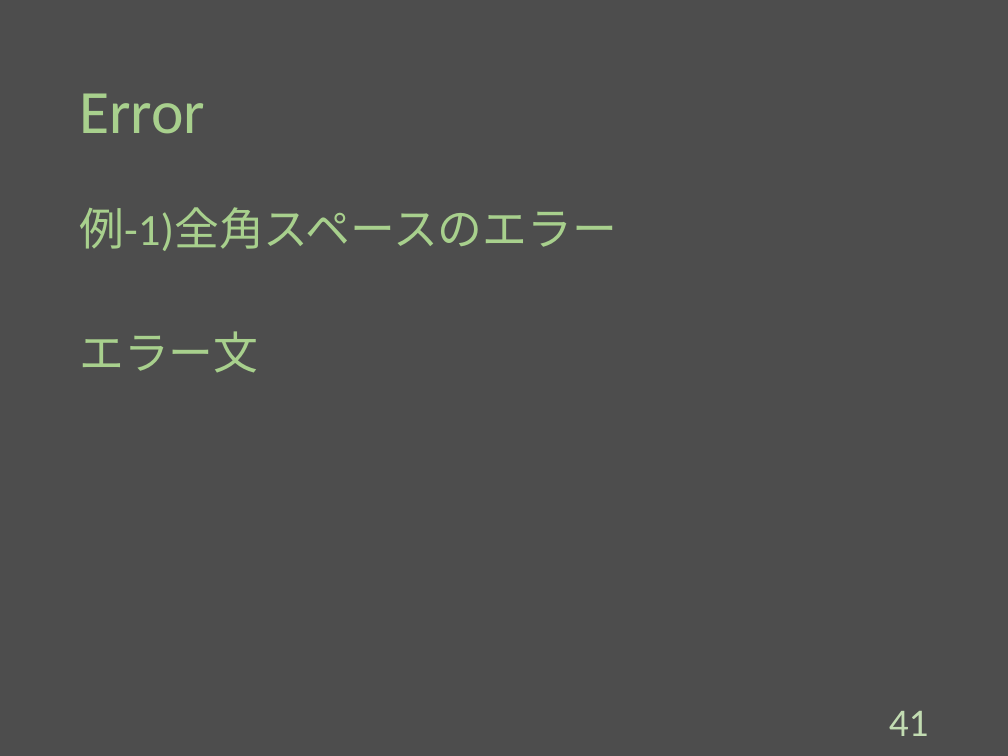
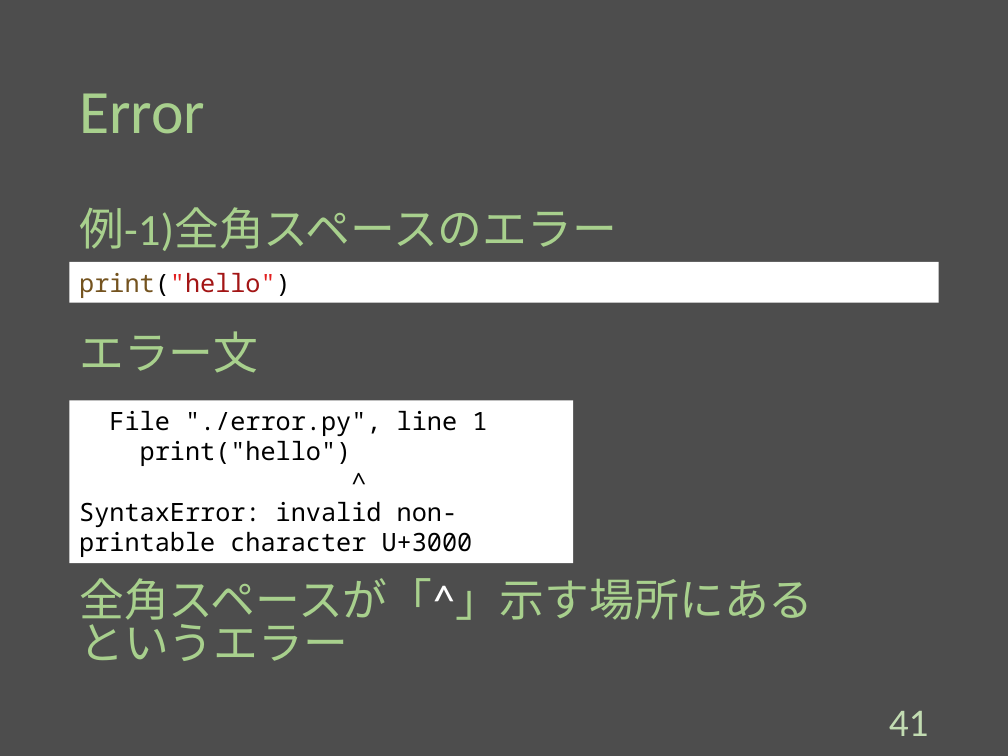
Before and after one commit to Melbeck777/program_seminar, a slide deck: slide 42 of ProgramSlide.pptx. Drawn at 1008x756 pixels with LibreOffice and Linux fonts; fonts in the diff are those of the drawing. Boxes give left, top, right and bottom in pixels: in the first picture for what was removed or moved away, otherwise in the second. Text is boxed around its words. In the diff, an @@ line names an element or a change of style, - is before the commit and + after.

Commit message:
[add]:Added the code of error

```diff
--- a/ProgramSlide.pptx
+++ b/ProgramSlide.pptx
@@ rectangle added at box(70, 262, 938, 302), fill #FFFFFF, 18 pt, text #74531F @@
+print("hello")
@@ rectangle added at box(70, 400, 574, 563), fill #FFFFFF, 18 pt, text #000000 @@
+File "./error.py", line 1
+print("hello")
+^
+SyntaxError: invalid non-printable character U+3000
@@ text added at box(79, 578, 813, 661), 32 pt, text #A8D08D @@
+全角スペースが「^」示す場所にある
+というエラー
```
Also in this commit, not shown: 4 other slides changed.
